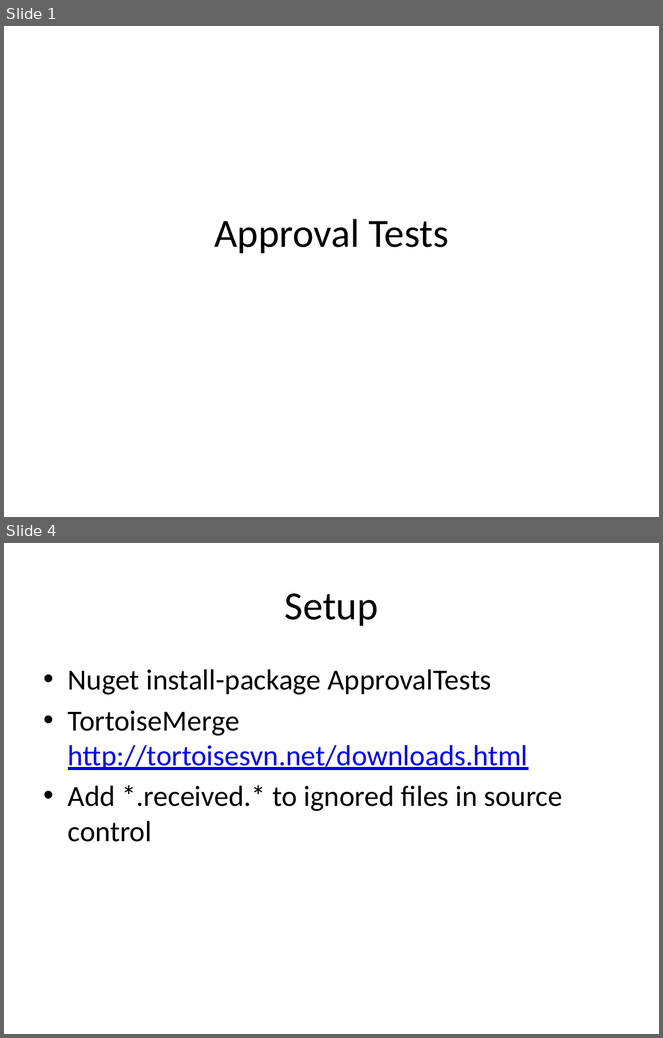
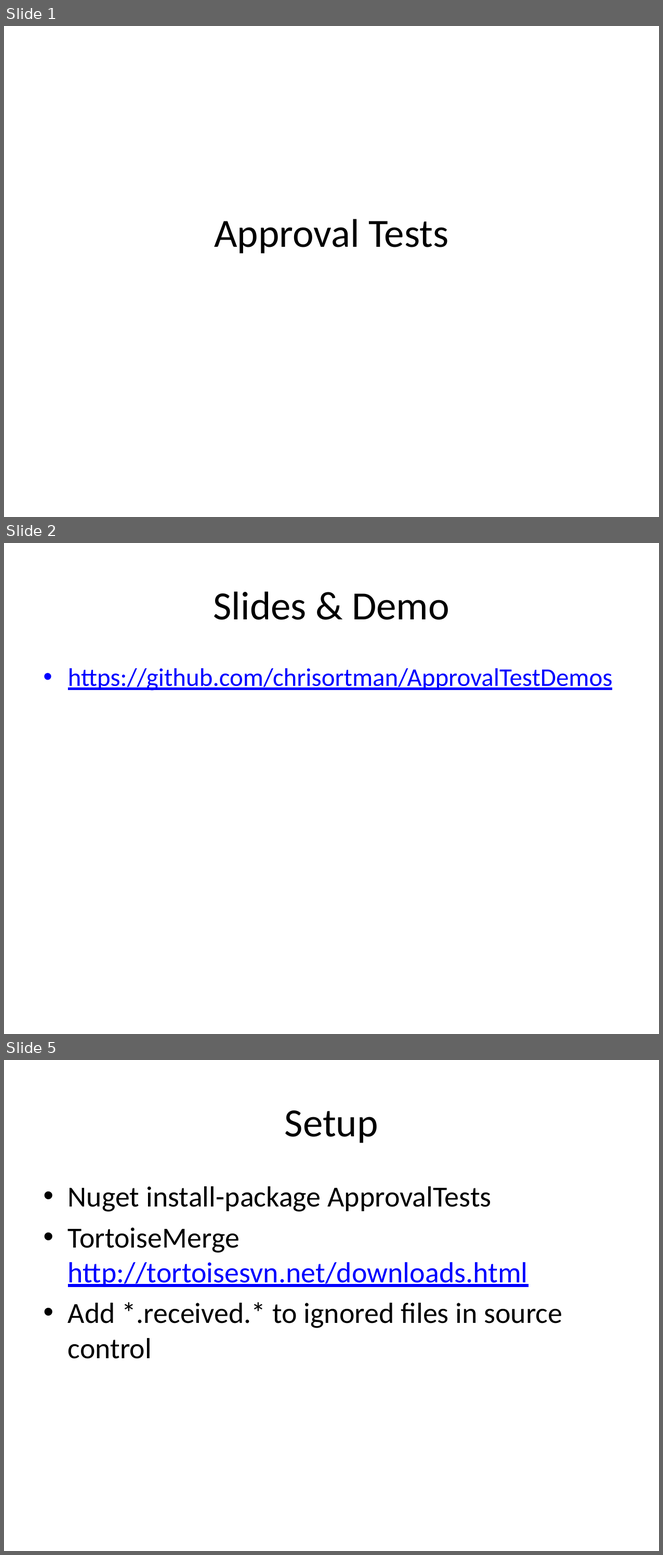
Before and after one commit to chrisortman/ApprovalTestDemos, a slide deck: Approval Tests.pptx. Shown one above the other, each under a label of ours: slides 1 and 4 before the commit, slides 1, 2 and 5 after it; the slides between them are not shown. The pictures are 663x1038 and 663x1555 pixels, drawn with LibreOffice and Linux fonts; fonts in the diff are those of the drawing. Boxes give left, top, right and bottom in pixels: in the first picture for what was removed or moved away, otherwise in the second. Text is boxed around its words. In the diff, an @@ line names an element or a change of style, - is before the commit and + after.

```diff
--- a/Approval Tests.pptx
+++ b/Approval Tests.pptx
@@ slide 2 added at (4,543,659,1034), background #FFFFFF @@
@@ title added at (213,591,450,620), 44 pt, text #000000 @@
+Slides & Demo
@@ text added at (68,668,613,691), 28 pt, text #0000FF, underline @@
+• https://github.com/chrisortman/ApprovalTestDemos
@@ what was slide 4 is now slide 5 @@
```
Also in this commit, not shown: 2 slides changed, 12 other files.
